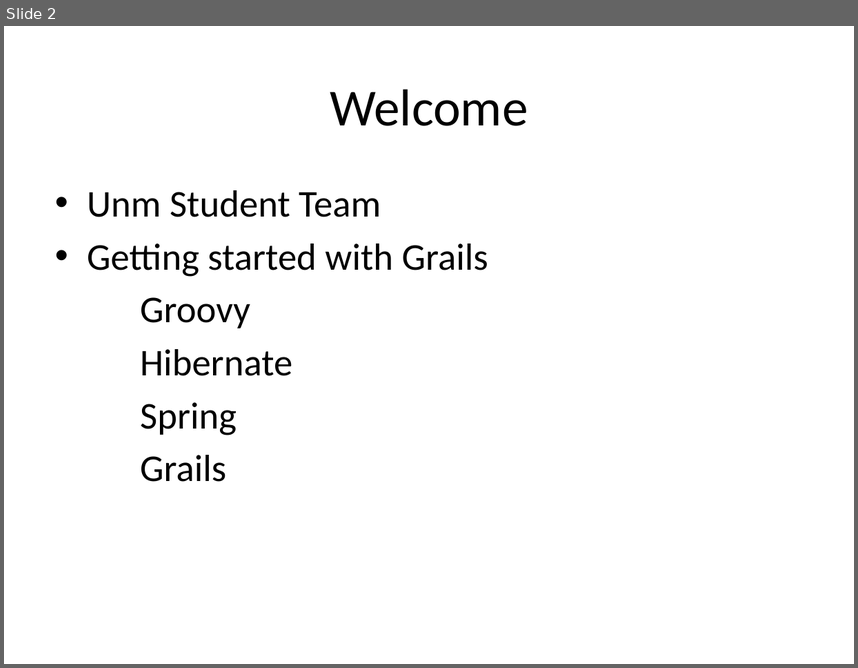
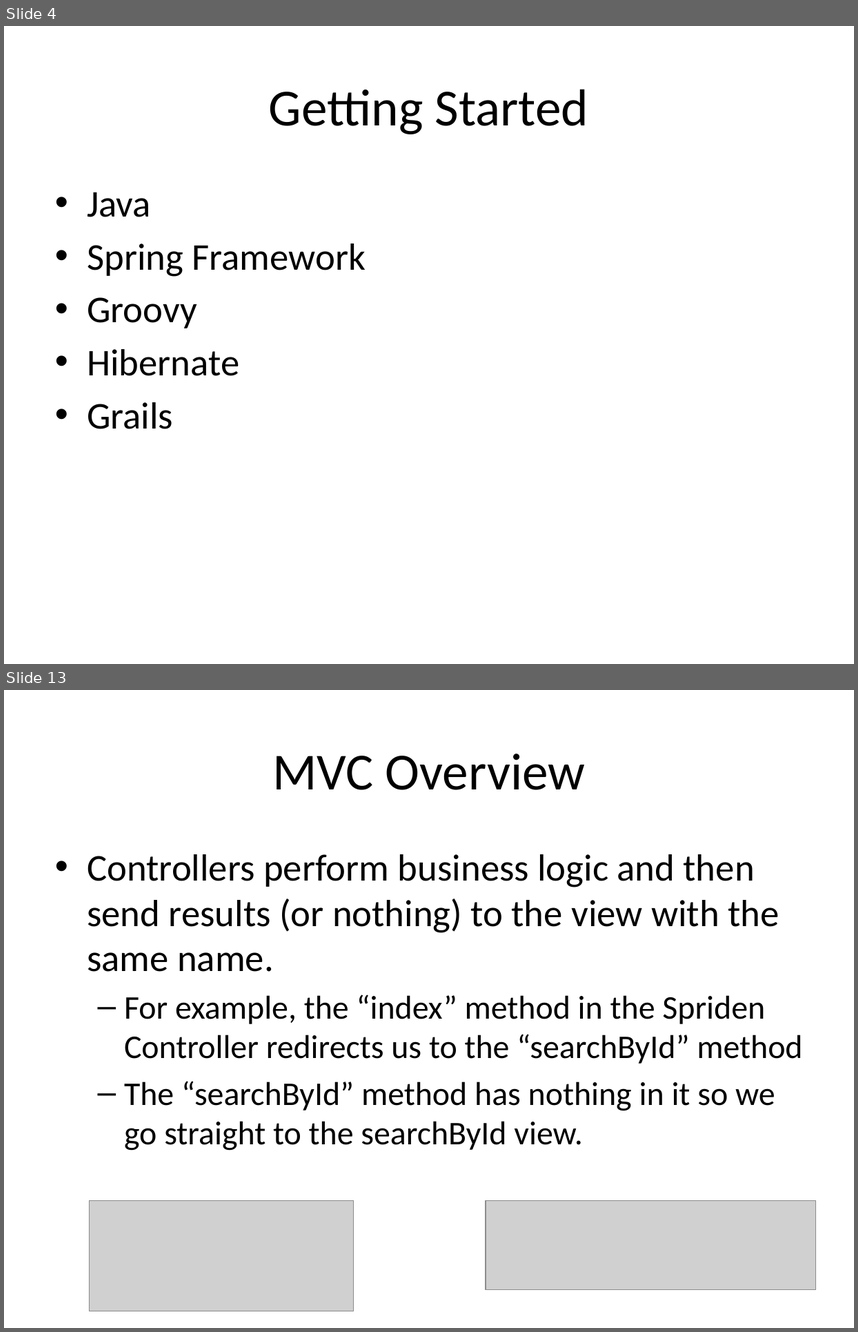
Before and after one commit to unm-sis/SpridenSearch, a slide deck: docs/GGpresentation.pptx. Shown one above the other, each under a label of ours: slide 2 before the commit, slides 4 and 13 after it; the slides between them are not shown. The pictures are 858x668 and 858x1332 pixels, drawn with LibreOffice and Linux fonts; fonts in the diff are those of the drawing; grey boxes stand for pictures; background and template pictures are left out. Boxes give left, top, right and bottom in pixels: in the first picture for what was removed or moved away, otherwise in the second. Text is boxed around its words. In the diff, an @@ line names an element or a change of style, - is before the commit and + after.

```diff
--- a/docs/GGpresentation.pptx
+++ b/docs/GGpresentation.pptx
@@ slide 13 added at box(4, 690, 854, 1328), background #FFFFFF @@
@@ title added at box(272, 753, 586, 790), 44 pt, text #000000 @@
+MVC Overview
@@ text added at box(87, 854, 802, 1150), 28 pt, text #000000 @@
+• Controllers perform business logic and then send results (or nothing) to the view with the same name.
+  – For example, the “index” method in the Spriden Controller redirects us to the “searchById” method
+  – The “searchById” method has nothing in it so we go straight to the searchById view.
@@ picture added at box(89, 1200, 353, 1310) @@
@@ picture added at box(486, 1200, 817, 1290) @@
@@ what was slide 2 is now slide 4 @@
@@ slide 4 changed as well @@
@@ title at box(269, 89, 589, 134): text changed @@
-Welcome
+Getting Started
@@ text at box(87, 192, 366, 276): text changed @@
-• Unm Student Team
-• Getting started with Grails
+• Java
+• Spring Framework
@@ text at box(87, 297, 239, 429): bullet none to • @@
@@ text at box(140, 402, 237, 435): paragraph removed @@
-Spring
```
Also in this commit, not shown: 7 other slides changed, 11 other slides added.
